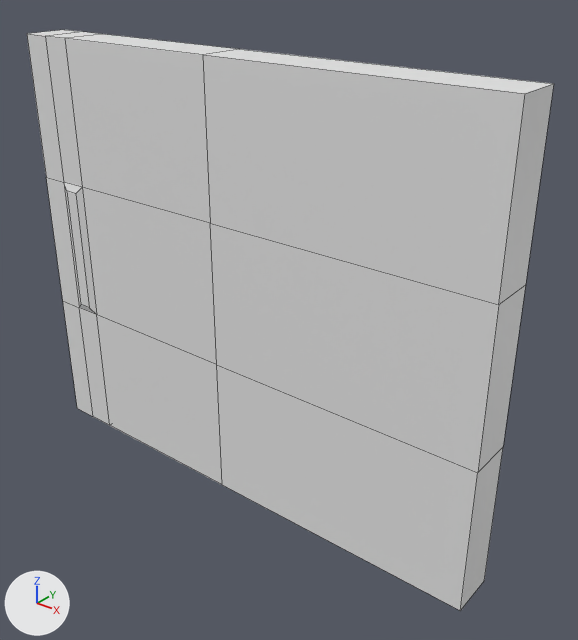
An edit to the FBX model Assets/Meshes/EnvironmentModules/Door.fbx, drawn before and after from the same camera.
The view is the same before and after, from a 50 mm lens placed at (-6.4, -29.1, 17.4), pointed at (-20.5, -11.5, 6.5). Lighting does not change. The marker at lower left points along +X, +Y and +Z. Mesh edges are drawn as thin lines. Where no turn or scale is listed for an object, it has been applied to the vertices.

The first picture shows 'Door'.
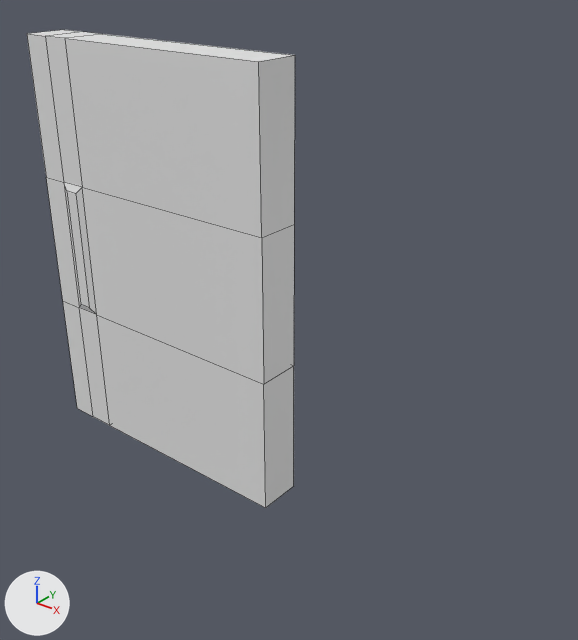
The newer file is also turned or shifted as a whole; pictures and numbers use the older file's frame.

Edits to the bpy script that builds the scene:
```text
Change me_plane_009:
    used by ob_door; location = (-21.78, -12.07, 7.2)
    remove me_plane_009.from_pydata(...)  # 48 vertices, 46 faces; spans x -8.6..8.6, y -0.8..0.9, z -7.2..7.2
    add me_plane_009.from_pydata(...)  # 40 vertices, 38 faces; spans x -8.6..1.4, y -0.8..0.9, z -7.2..7.2
    me_plane_009 part 1
    12 vertices are removed from x -0.6..8.6, y -0.8..0.8, z -7.2..7.2
    17 faces are deleted
    4 vertices in x -0.6, y -0.8..0.8, z -2.4..2.4 move by (2.0, 0.0, 0.0)
    4 vertices are added at (1.4, -0.8, 7.2), (1.4, 0.8, -7.2), (1.4, -0.8, -7.2), (1.4, 0.7, 7.2)
    9 new faces join them, mat_door (white #e7e7e7)
```

What differs and where, as boxes [x1, y1, x2, y2] in the pictures (578 x 640 px):
'Door', reshaped (49% narrower, 18% shorter)
    before: [27, 30, 554, 611]
    after: [27, 30, 295, 508]
part 1 of me_plane_009, cut back
    before: [67, 34, 554, 611]
    after: [67, 34, 295, 508]
